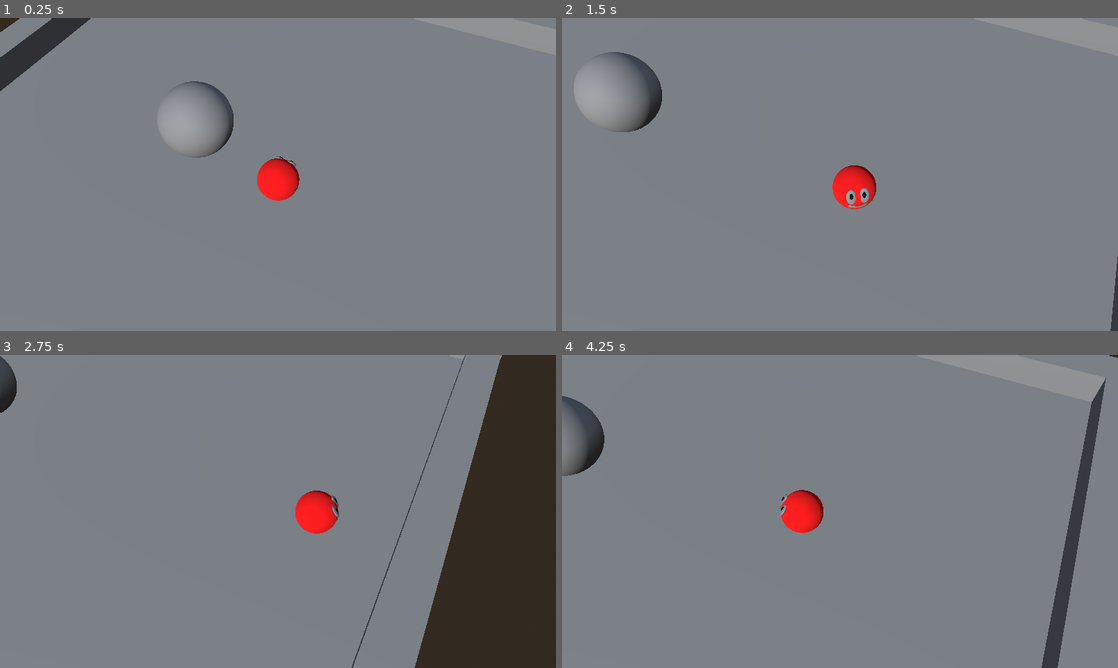
Above: before the commit, frames 1-4 (two rows, left to right).
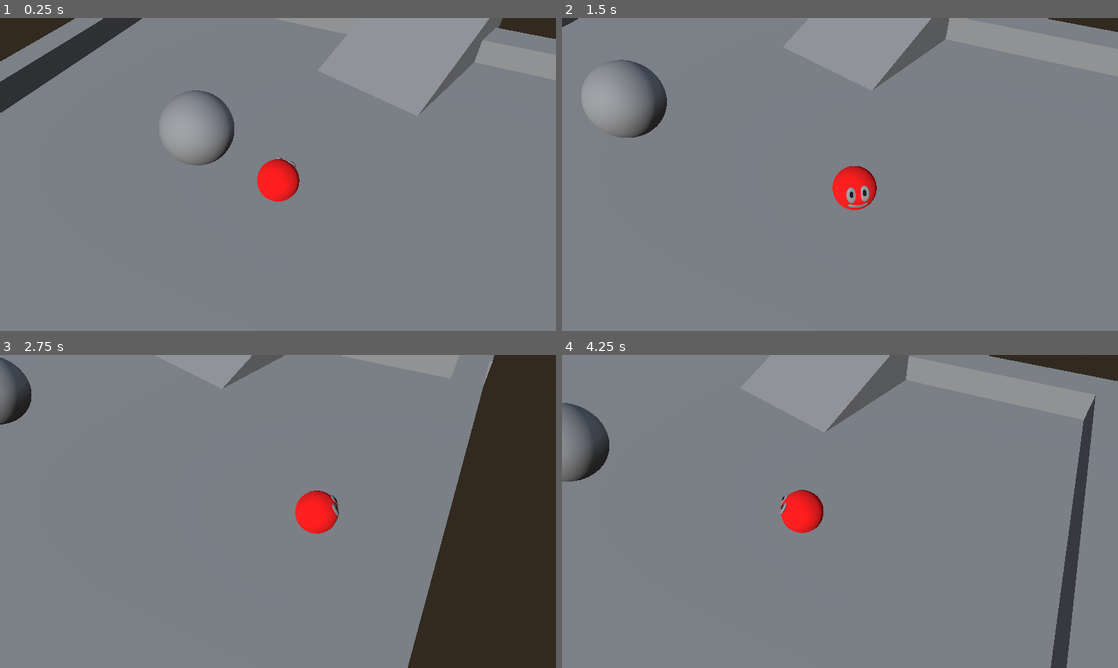
Above: after the commit, the same moments.

Repository: melonboyo/entomo
Game: Godot game, scene res://Scenes/CharacterTesting.tscn
Same seed, same stepped clock (60 frames per second), same inputs: the game is played once before the commit and once after it.
Inputs:
- Up to frame 1 (0.25 s): no input
- Up to frame 2 (1.5 s): hold D (move_right) 0.53-1.28 s; tap E (interact) at 0.6 s; tap Space (move_jump) at 0.77 s; hold S (move_backward) from 1.28 s (still down); tap Q (special_ability) at 1.35 s
- Up to frame 3 (2.75 s): tap Space (move_jump) at 1.52 s; release S (move_backward) at 2.03 s; hold D (move_right) from 2.03 s (still down); tap E (interact) at 2.1 s
- Up to frame 4 (4.25 s): release D (move_right) at 2.78 s; hold W (move_forward) 2.78-3.53 s; tap Q (special_ability) at 2.85 s; tap Space (move_jump) at 3.02, 3.77 s; hold A (move_left) from 3.53 s (still down); tap E (interact) at 3.6 s

The runs differ from the first frame. In frame 1, 4.8% of the frame differs, in the area x 0-100%, y 0-59%; in frame 2, 2.1%; in frame 3, 2.9%; in frame 4, 3.8%.

Commit message:
Change beetle controller to be acceleration based

Diff:
--- a/Characters/Beetle/Beetle.gd
+++ /dev/null
@@ -1,6 +0,0 @@
-extends GenericCharacterController
-
-
-func _physics_process(delta: float) -> void:
-	# Call handleMove of the generic controller
-	super(delta)
--- a/Characters/Beetle/Beetle.tscn
+++ b/Characters/Beetle/Beetle.tscn
@@ -1,7 +1,7 @@
 [gd_scene load_steps=6 format=3 uid="uid://ceq3k2pduj7cb"]
 
 [ext_resource type="PackedScene" uid="uid://baiok6rvrnsqh" path="res://Characters/Generic/GenericCharacter.tscn" id="1_yggj8"]
-[ext_resource type="Script" path="res://Characters/Beetle/Beetle.gd" id="2_6n07y"]
+[ext_resource type="Script" path="res://Characters/Beetle/BeetleController.gd" id="2_6n07y"]
 
 [sub_resource type="SphereShape3D" id="SphereShape3D_f2lf7"]
 radius = 1.0
@@ -15,6 +15,9 @@
 
 [node name="Beetle" instance=ExtResource("1_yggj8")]
 script = ExtResource("2_6n07y")
+walk_acceleration = 10.0
+roll_acceleration = 5.0
+air_acceleration = 0.5
 size = 2
 
 [node name="CollisionShape3D" parent="." index="0"]
--- /dev/null
+++ b/Characters/Beetle/BeetleController.gd
@@ -0,0 +1,37 @@
+extends GenericCharacterController
+class_name Beetle
+
+@export var walk_acceleration := 10.0
+@export var roll_acceleration := 5.0
+@export var air_acceleration := 3.0
+var is_rolling := false
+var move_velocity := Vector3.ZERO
+
+func _physics_process(delta: float) -> void:
+	# Call handleMove of the generic controller
+	super(delta)
+
+#func handleJump() -> void:
+	#pass
+
+func handleMove(input_dir: Vector2, camera_basis: Basis, delta: float) -> void:
+	var acceleration = walk_acceleration if not is_rolling else roll_acceleration
+	move_velocity = velocity * Vector3(1,0,1)
+	#camera_basis.y = Vector3.UP
+	#camera_basis = camera_basis.orthonormalized()
+	var x = camera_basis.x.project(get_floor_normal())
+	var z = camera_basis.z.project(get_floor_normal())
+
+	# Get the input direction and handle the movement/deceleration.
+	var direction := (camera_basis * Vector3(input_dir.x, 0, input_dir.y)).normalized()
+	#if is_on_floor():
+		#direction = direction.project(get_floor_normal())
+	#var direction2 := Vector2(direction.x, direction.z)
+	var desired_velocity = Vector3.ZERO
+	if direction:
+		desired_velocity = direction * SPEED
+	if not is_on_floor():
+		acceleration = air_acceleration
+
+	move_velocity = move_velocity.lerp(desired_velocity, delta * acceleration)
+	velocity = Vector3(move_velocity.x, velocity.y, move_velocity.z)
--- a/Characters/Generic/GenericCharacterController.gd
+++ b/Characters/Generic/GenericCharacterController.gd
@@ -6,7 +6,7 @@
 @export var game_state_manager: GameStateManager
 @export var SPEED = 5.0
 @export var JUMP_VELOCITY = 4.5
-@export var CAMERA_SIZE = 10 # Assumes orthographic camera
+#@export var CAMERA_SIZE = 10 # Assumes orthographic camera
 var held_character: GenericCharacterController = null
 
 var is_in_switch_area := false
@@ -26,7 +26,9 @@
 # The generic character uses gravity
 func handleGravity(delta: float) -> void:
 	if not is_on_floor():
-			velocity += get_gravity() * delta
+		velocity += get_gravity() * delta
+	#else:
+		#velocity = velocity * Vector3(1,0,1)
 
 # The generic character jumps when the jump button is pressed and they are on the ground, override this in the creature-specific script for additional functionality
 func handleJump() -> void:
--- a/Characters/Parasite/Parasite.tscn
+++ b/Characters/Parasite/Parasite.tscn
@@ -20,6 +20,7 @@
 
 [node name="Parasite" instance=ExtResource("1_lhite")]
 collision_layer = 6
+floor_max_angle = 0.959931
 script = ExtResource("1_a2cng")
 
 [node name="MeshInstance3D" type="MeshInstance3D" parent="." index="0"]
--- a/Characters/Parasite/ParasiteController.gd
+++ b/Characters/Parasite/ParasiteController.gd
@@ -10,7 +10,6 @@
 func handleMove(input_dir: Vector2, camera_basis: Basis, delta: float) -> void:
 	# Call handleMove of the genric controller with super()
 	super(input_dir, camera_basis, delta)
-
 	# Do movement specific to the parasite
 	var direction := (camera_basis * Vector3(input_dir.x, 0, input_dir.y)).normalized()
 	if(input_dir != Vector2.ZERO):
--- a/Scenes/CharacterTesting.tscn
+++ b/Scenes/CharacterTesting.tscn
@@ -10,6 +10,13 @@
 
 [sub_resource type="BoxMesh" id="BoxMesh_r6fp7"]
 
+[sub_resource type="PrismMesh" id="PrismMesh_hvxxp"]
+left_to_right = 0.0
+size = Vector3(6, 2.5, 4)
+
+[sub_resource type="ConcavePolygonShape3D" id="ConcavePolygonShape3D_rsk06"]
+data = PackedVector3Array(-3, 1.25, 2, 3, -1.25, 2, -3, -1.25, 2, -3, 1.25, -2, -3, -1.25, -2, 3, -1.25, -2, -3, 1.25, 2, -3, 1.25, -2, 3, -1.25, 2, -3, 1.25, -2, 3, -1.25, -2, 3, -1.25, 2, -3, 1.25, -2, -3, 1.25, 2, -3, -1.25, -2, -3, 1.25, 2, -3, -1.25, 2, -3, -1.25, -2, -3, -1.25, 2, 3, -1.25, 2, -3, -1.25, -2, 3, -1.25, 2, 3, -1.25, -2, -3, -1.25, -2)
+
 [sub_resource type="ProceduralSkyMaterial" id="ProceduralSkyMaterial_xyw6j"]
 
 [sub_resource type="Sky" id="Sky_snt87"]
@@ -31,7 +38,9 @@
 
 [node name="Beetle" parent="." node_paths=PackedStringArray("game_state_manager") instance=ExtResource("4_4n16y")]
 transform = Transform3D(1, 0, 0, 0, 1, 0, 0, 0, 1, -2.74594, 1.82221, 0.996261)
+walk_acceleration = 5.0
 game_state_manager = NodePath("../GameStateManager")
+SPEED = 15.0
 
 [node name="DirectionalLight3D" type="DirectionalLight3D" parent="."]
 transform = Transform3D(1, 0, 0, 0, 0.840368, 0.542016, 0, -0.542016, 0.840368, -0.00180054, 10.4981, 31.7402)
@@ -91,6 +100,72 @@
 [node name="MeshInstance3D" type="MeshInstance3D" parent="StaticGeometry/StaticBody3D5"]
 transform = Transform3D(21.1851, 0, 0, 0, 1.00939, 0, 0, 0, 19.3849, 0, 0, 0)
 mesh = SubResource("BoxMesh_r6fp7")
+
+[node name="StaticGeometry2" type="Node3D" parent="."]
+transform = Transform3D(1, 0, 0, 0, 1, 0, 0, 0, 1, 9.19963, 0, -32.6835)
+
+[node name="StaticBody3D" type="StaticBody3D" parent="StaticGeometry2"]
+
+[node name="CollisionShape3D" type="CollisionShape3D" parent="StaticGeometry2/StaticBody3D"]
+transform = Transform3D(21.1851, 0, 0, 0, 1.00939, 0, 0, 0, 19.3849, 0, 0, 0)
+shape = SubResource("BoxShape3D_2cuf7")
+
+[node name="MeshInstance3D" type="MeshInstance3D" parent="StaticGeometry2/StaticBody3D"]
+transform = Transform3D(21.1851, 0, 0, 0, 1.00939, 0, 0, 0, 19.3849, 0, 0, 0)
+mesh = SubResource("BoxMesh_r6fp7")
+
+[node name="StaticBody3D2" type="StaticBody3D" parent="StaticGeometry2"]
+transform = Transform3D(1, 0, 0, 0, 1, 0, 0, 0, 0.0608394, 0, 0.885279, -8.17546)
+
+[node name="CollisionShape3D" type="CollisionShape3D" parent="StaticGeometry2/StaticBody3D2"]
+transform = Transform3D(21.1851, 0, 0, 0, 1.00939, 0, 0, 0, 19.3849, 0, 0, 0)
+shape = SubResource("BoxShape3D_2cuf7")
+
+[node name="MeshInstance3D" type="MeshInstance3D" parent="StaticGeometry2/StaticBody3D2"]
+transform = Transform3D(21.1851, 0, 0, 0, 1.00939, 0, 0, 0, 19.3849, 0, 0, 0)
+mesh = SubResource("BoxMesh_r6fp7")
+
+[node name="StaticBody3D3" type="StaticBody3D" parent="StaticGeometry2"]
+transform = Transform3D(1, 0, 0, 0, 1, 0, 0, 0, 0.0608394, 0, 0.885279, 9.14636)
+
+[node name="CollisionShape3D" type="CollisionShape3D" parent="StaticGeometry2/StaticBody3D3"]
+transform = Transform3D(21.1851, 0, 0, 0, 1.00939, 0, 0, 0, 19.3849, 0, 0, 0)
+shape = SubResource("BoxShape3D_2cuf7")
+
+[node name="MeshInstance3D" type="MeshInstance3D" parent="StaticGeometry2/StaticBody3D3"]
+transform = Transform3D(21.1851, 0, 0, 0, 1.00939, 0, 0, 0, 19.3849, 0, 0, 0)
+mesh = SubResource("BoxMesh_r6fp7")
+
+[node name="StaticBody3D4" type="StaticBody3D" parent="StaticGeometry2"]
+transform = Transform3D(0.0463659, 0, 0, 0, 1, 0, 0, 0, 0.863455, -10.1384, 0.885279, 0.518445)
+
+[node name="CollisionShape3D" type="CollisionShape3D" parent="StaticGeometry2/StaticBody3D4"]
+transform = Transform3D(21.1851, 0, 0, 0, 1.00939, 0, 0, 0, 19.3849, 0, 0, 0)
+shape = SubResource("BoxShape3D_2cuf7")
+
+[node name="MeshInstance3D" type="MeshInstance3D" parent="StaticGeometry2/StaticBody3D4"]
+transform = Transform3D(21.1851, 0, 0, 0, 1.00939, 0, 0, 0, 19.3849, 0, 0, 0)
+mesh = SubResource("BoxMesh_r6fp7")
+
+[node name="StaticBody3D5" type="StaticBody3D" parent="StaticGeometry2"]
+transform = Transform3D(0.0463659, 0, 0, 0, 1, 0, 0, 0, 0.863455, 10.0075, 0.885277, 0.523133)
+
+[node name="CollisionShape3D" type="CollisionShape3D" parent="StaticGeometry2/StaticBody3D5"]
+transform = Transform3D(21.1851, 0, 0, 0, 1.00939, 0, 0, 0, 19.3849, 0, 0, 0)
+shape = SubResource("BoxShape3D_2cuf7")
+
+[node name="MeshInstance3D" type="MeshInstance3D" parent="StaticGeometry2/StaticBody3D5"]
+transform = Transform3D(21.1851, 0, 0, 0, 1.00939, 0, 0, 0, 19.3849, 0, 0, 0)
+mesh = SubResource("BoxMesh_r6fp7")
+
+[node name="Ramp" type="MeshInstance3D" parent="."]
+transform = Transform3D(-0.277231, 0, -0.960803, 0, 1, 0, 0.960803, 0, -0.277231, 1.31284, 1.71222, -6.82919)
+mesh = SubResource("PrismMesh_hvxxp")
+
+[node name="StaticBody3D2" type="StaticBody3D" parent="Ramp"]
+
+[node name="CollisionShape3D" type="CollisionShape3D" parent="Ramp/StaticBody3D2"]
+shape = SubResource("ConcavePolygonShape3D_rsk06")
 
 [node name="WorldEnvironment" type="WorldEnvironment" parent="."]
 environment = SubResource("Environment_r4kk1")
@@ -99,13 +174,20 @@
 process_priority = 1
 transform = Transform3D(1, 0, 0, 0, 1, 0, 0, 0, 1, 0.0760577, 1.87158, 1.8563)
 script = ExtResource("1_gdsmn")
+zooms = {
+1: 8.0,
+2: 18.0,
+3: 40.0,
+4: 60.0,
+5: 90.0
+}
 camera = NodePath("RotationRoot/Camera3D")
 game_state_manager = NodePath("../GameStateManager")
-zoom_duration = 0.7
+zoom_duration = 0.4
 focus = NodePath("../Parasite")
 
 [node name="RotationRoot" type="Node3D" parent="CameraRoot"]
-transform = Transform3D(0.904336, -0.343351, 0.253548, 0, 0.594037, 0.804438, -0.426821, -0.727482, 0.537209, 0, 0, 0)
+transform = Transform3D(0.904336, -0.305702, 0.297864, 0, 0.697866, 0.716229, -0.426821, -0.647711, 0.631105, 0, 0, 0)
 
 [node name="Camera3D" type="Camera3D" parent="CameraRoot/RotationRoot"]
 transform = Transform3D(1, 0, 0, 0, 1, 0, 0, 0, 1, 0, 0, 10)
--- /dev/null
+++ b/Utility/Utility.gd
@@ -0,0 +1,4 @@
+extends Node
+class_name Utility
+
+func get_projected_basis(basis: Basis, up: Vector3 = Vector3.UP):
Not shown: 1 places in Scenes/CharacterTesting.tscn that only renumber resources
